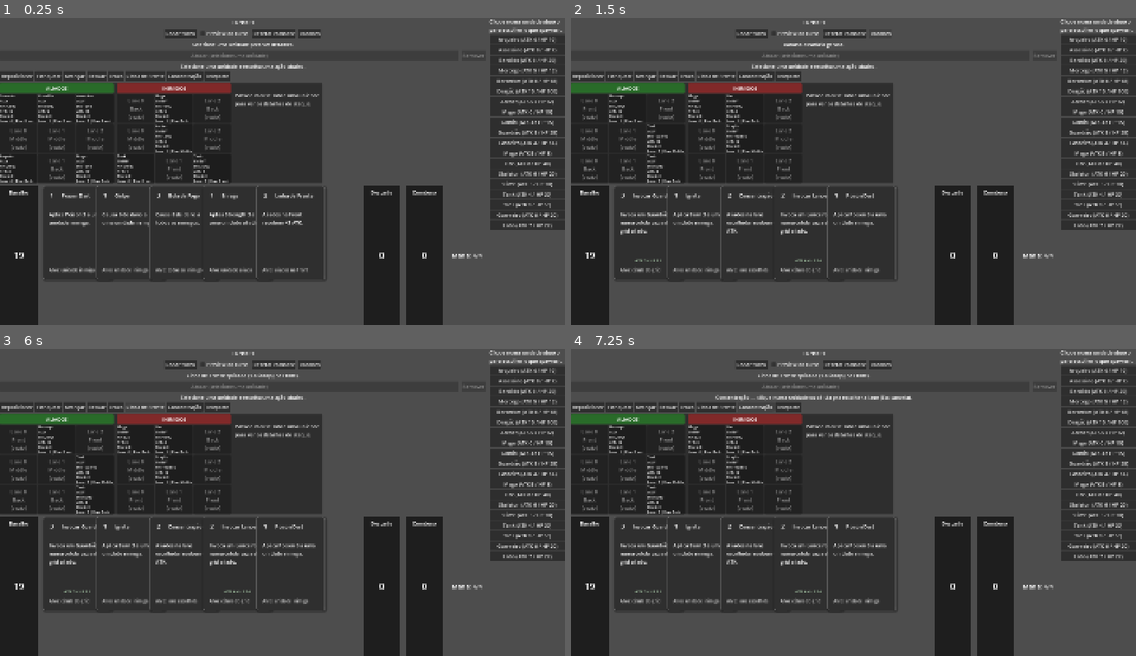
Above: before the commit, frames 1-4 (two rows, left to right).
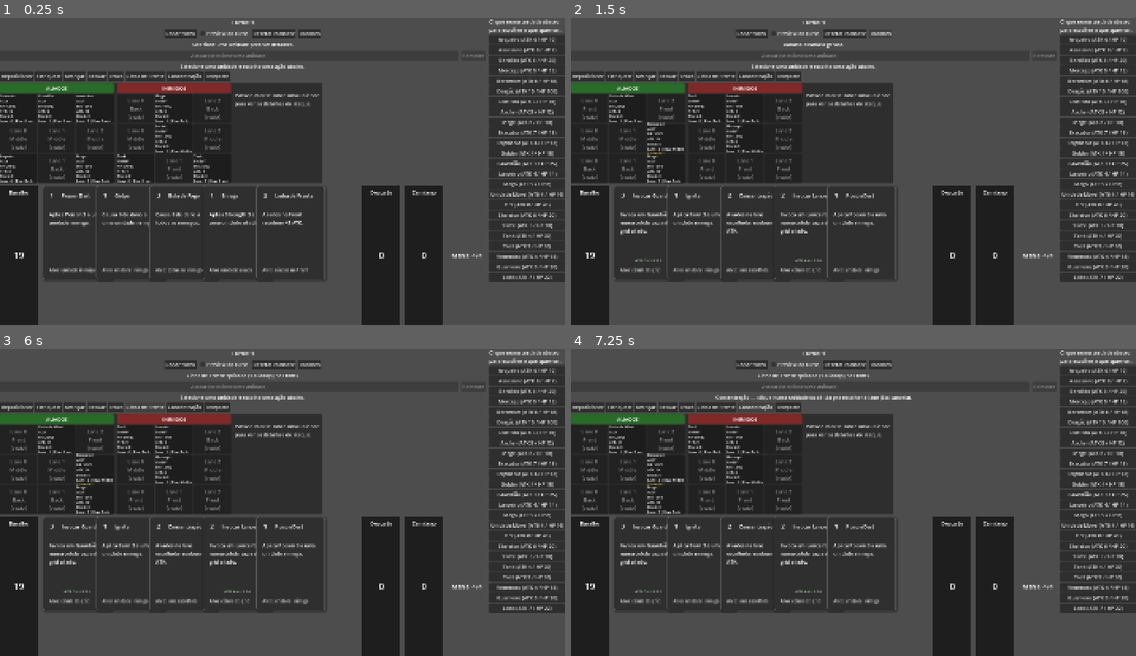
Above: after the commit, the same moments.

Repository: felippe-miguel/be-card
Game: Godot game, scene res://scenes/game.tscn
The game is run twice, just before and just after one commit, with the same random seed, the same clock (stepped at 60 frames per second) and the same inputs.
Inputs:
- Up to frame 1 (0.25 s): no input
- Up to frame 2 (1.5 s): click "Rodar turno" at 0.5 s; click "Random" at 1.25 s
- Up to frame 3 (6 s): click "Reposicionar" at 2 s; click "Flanquear" at 2.75 s; click "Avançar" at 3.5 s; click "Recuar" at 4.25 s; click "Troca" at 5 s; click "Linha de Frente" at 5.75 s
- Up to frame 4 (7.25 s): click "Concentração" at 6.5 s

The runs differ from the first frame. In frame 1, 3.6% of the frame differs, in the area x 33-100%, y 0-100%; in frame 2, 4.0%, in the area x 7-100%, y 0-100%; in frame 3, 4.0%; in frame 4, 3.9%.

Commit message:
feat(combat): sistema de eventos e triggers (Etapa 2 do plano de mecanicas)
Permite que unidades reajam a acontecimentos do combate via uma lista
de triggers (evento -> efeito) carregada por UnitData/Unit — sem um
engine universal de Event->Condition->Target->Modifier->Effect (ver
Principio 3 do doc): so um dicionario disparado nos pontos certos.

- Unit: novo signal died (emite uma unica vez, na transicao vivo->
  morto, ANTES de changed, enquanto lane/row ainda sao validos); campo
  triggers (copiado de UnitData na criacao).
- UnitData: campo triggers, carregado do JSON.
- BattleState: fire_event()/fire_event_all() disparam os triggers de
  uma unidade (ou de todas as vivas) para um evento; execute_trigger_
  effect() resolve o alvo do efeito (self/trigger_target/lane_enemies)
  e aplica via EffectSystem.apply_basic_effect(). Eventos ligados:
  ON_SUMMON e ON_MOVE (sinais unit_added/unit_moved do BattleFloor,
  suprimidos durante clone_for_simulation() pra nao re-summonar o
  roster existente), ON_DEATH (Unit.died, via wire_unit_events()/
  on_unit_died(), capturando lane/row antes da remocao do grid),
  ON_ATTACK (dispara mesmo sem alvo valido), ON_HIT e ON_KILL (por
  alvo realmente atingido/morto em execute_unit_attack()), ON_TURN_
  START/ON_TURN_END (inicio/fim de execute_full_turn()). clone_for_
  simulation() copia triggers e liga died, entao o preview de turno
  reflete tudo isso tambem.
- EffectSystem: damage/heal/block/apply_status/cleanse extraidos para
  o static apply_basic_effect(), reaproveitado tanto por cartas quanto
  por triggers.
- Game: ON_CARD_PLAYED disparado (pra todas as unidades vivas) em
  finish_card_play().
- Conteudo de teste: Duelista (on_attack -> Block 2), Venenoso
  (on_hit -> Poison 2 no alvo), Executor (on_kill -> Strength 2),
  Explosivo (on_death -> 3 de dano aos inimigos da lane), Unidade
  Movel (on_move -> Strength 1).

Validado com um smoke test headless (5 cenarios, todos os asserts
passaram) alem do --check-only de carregamento.

Diff:
--- /dev/null
+++ b/data/units/duelist.json
@@ -0,0 +1,10 @@
+{
+  "id": "duelist",
+  "name": "Duelista",
+  "max_hp": 16,
+  "attack": 5,
+  "attack_pattern": "lane_front",
+  "triggers": [
+    { "event": "on_attack", "effect": { "type": "block", "target": "self", "amount": 2 } }
+  ]
+}
--- /dev/null
+++ b/data/units/executioner.json
@@ -0,0 +1,10 @@
+{
+  "id": "executioner",
+  "name": "Executor",
+  "max_hp": 18,
+  "attack": 7,
+  "attack_pattern": "lane_front",
+  "triggers": [
+    { "event": "on_kill", "effect": { "type": "apply_status", "target": "self", "status": "strength", "stacks": 2 } }
+  ]
+}
--- /dev/null
+++ b/data/units/explosive.json
@@ -0,0 +1,10 @@
+{
+  "id": "explosive",
+  "name": "Explosivo",
+  "max_hp": 12,
+  "attack": 4,
+  "attack_pattern": "lane_front",
+  "triggers": [
+    { "event": "on_death", "effect": { "type": "damage", "target": "lane_enemies", "amount": 3 } }
+  ]
+}
--- /dev/null
+++ b/data/units/mobile_unit.json
@@ -0,0 +1,10 @@
+{
+  "id": "mobile_unit",
+  "name": "Unidade Móvel",
+  "max_hp": 14,
+  "attack": 4,
+  "attack_pattern": "lane_front",
+  "triggers": [
+    { "event": "on_move", "effect": { "type": "apply_status", "target": "self", "status": "strength", "stacks": 1 } }
+  ]
+}
--- /dev/null
+++ b/data/units/venomous.json
@@ -0,0 +1,10 @@
+{
+  "id": "venomous",
+  "name": "Venenoso",
+  "max_hp": 14,
+  "attack": 4,
+  "attack_pattern": "lane_front",
+  "triggers": [
+    { "event": "on_hit", "effect": { "type": "apply_status", "target": "trigger_target", "status": "poison", "stacks": 2 } }
+  ]
+}
--- a/scripts/battle_state.gd
+++ b/scripts/battle_state.gd
@@ -5,6 +5,14 @@
 var pyre: Pyre
 var unit_database: UnitDatabase
 var target_system: TargetSystem
+
+## true só enquanto clone_for_simulation() está reconstruindo o roster
+## existente num clone novo — sem isto, colocar cada unidade no clone via
+## place_unit_at() dispararia ON_SUMMON de novo pra unidades que já
+## existiam há turnos, poluindo o preview do turno (docs/
+## MECHANICS_EXECUTION_PLAN.md Etapa 2). Nunca true fora de
+## clone_for_simulation().
+var suppress_events: bool = false
 
 func _init(battle_definition: BattleDefinition, database: UnitDatabase) -> void:
 	unit_database = database
@@ -50,6 +58,21 @@
 	main_floor.unit_added.connect(func(_unit): recalculate_auras())
 	main_floor.unit_removed.connect(func(_unit, _old_lane, _old_row): recalculate_auras())
 	main_floor.unit_moved.connect(func(_unit, _old_lane, _old_row): recalculate_auras())
+
+	## Eventos/triggers (docs/MECHANICS_EXECUTION_PLAN.md Etapa 2): ON_SUMMON
+	## e ON_MOVE reaproveitam os mesmos sinais do BattleFloor que a aura já
+	## escuta — pelo mesmo motivo (roster inicial não passa por eles, ver
+	## comentário acima). ON_DEATH não usa sinal do BattleFloor (precisaria
+	## de lane/row, que unit_removed já entrega zerados) — ver
+	## wire_unit_events()/on_unit_died(), ligado por unidade em create_unit().
+	main_floor.unit_added.connect(func(added_unit):
+		if not suppress_events:
+			fire_event(added_unit, "on_summon")
+	)
+	main_floor.unit_moved.connect(func(moved_unit, _old_lane, _old_row):
+		if not suppress_events:
+			fire_event(moved_unit, "on_move")
+	)
 
 	recalculate_auras()
 
@@ -83,13 +106,37 @@
 		faction,
 		unit_data.attack_pattern,
 		unit_data.attack_pattern_count,
-		unit_data.aura_adjacent_ally_max_hp_bonus
+		unit_data.aura_adjacent_ally_max_hp_bonus,
+		unit_data.triggers
 	)
 
 	for status_id in unit_data.initial_statuses:
 		unit.apply_status(status_id, unit_data.initial_statuses[status_id])
 
+	wire_unit_events(unit)
+
 	return unit
+
+## Liga o Unit.died desta unidade a on_unit_died() (evento ON_DEATH) —
+## separado de create_unit() só pra poder ser reaproveitado por
+## clone_for_simulation() também, que cria Units "na mão" (não via
+## create_unit()) mas ainda quer o mesmo comportamento de evento no clone
+## (senão o preview de turno erraria o efeito de triggers ON_DEATH/ON_HIT/
+## etc. — ver docs/MECHANICS_EXECUTION_PLAN.md Etapa 2).
+func wire_unit_events(unit: Unit) -> void:
+	unit.died.connect(func(): on_unit_died(unit))
+
+## Chamado por Unit.died assim que hp chega a 0 — ainda ANTES da remoção do
+## grid (que só acontece reagindo a Unit.changed, emitido logo depois de
+## died dentro de take_damage()), por isso lane/row/faction ainda são
+## válidos aqui pra qualquer trigger ON_DEATH que precise de posição (ex.:
+## Explosive, que causa dano aos inimigos da mesma lane).
+func on_unit_died(unit: Unit) -> void:
+	fire_event(unit, "on_death", {
+		"lane": unit.lane,
+		"row": unit.row,
+		"faction": unit.faction,
+	})
 
 ## Passiva do Guardião: recalcula do zero, para cada facção, o bônus de
 ## HP máximo que cada unidade recebe de auras de aliados adjacentes —
@@ -127,6 +174,10 @@
 
 	var targets = target_system.get_pattern_attack_targets(unit)
 
+	## ON_ATTACK dispara mesmo sem alvo válido — atacar não significa
+	## necessariamente acertar (docs/MECHANICS_EXECUTION_PLAN.md Etapa 2).
+	fire_event(unit, "on_attack")
+
 	if targets.is_empty():
 		print(unit.name, " (", unit.attack_pattern, ") não encontrou nenhum alvo.")
 		return
@@ -138,6 +189,14 @@
 
 	for target in targets:
 		unit.attack_unit(target)
+
+		## ON_HIT só ocorre quando existe contato/dano válido — aqui, pra
+		## cada alvo de verdade atingido (não pra ataques sem alvo, já
+		## cobertos pelo ON_ATTACK acima).
+		fire_event(unit, "on_hit", {"target": target})
+
+		if target.is_dead():
+			fire_event(unit, "on_kill", {"target": target})
 
 ## Fase de combate automática: cada Unit viva (aliada ou inimiga) ataca uma
 ## vez, andar por andar. Usa um snapshot de get_units() por andar para não
@@ -168,9 +227,11 @@
 ## seção 7): inimigos atacam primeiro, depois os aliados — ordem fixa,
 ## não é um sistema de iniciativa/velocidade de verdade.
 func execute_full_turn() -> void:
+	fire_event_all("on_turn_start")
 	execute_faction_turn(Unit.Faction.ENEMY)
 	execute_faction_turn(Unit.Faction.ALLY)
 	process_end_of_turn_statuses()
+	fire_event_all("on_turn_end")
 
 ## Poison e Burn são processados no fim do turno, depois que os dois lados
 ## já atacaram — os dois causam dano igual aos stacks atuais, mas decaem de
@@ -203,6 +264,79 @@
 				unit.take_damage(burn_stacks)
 				unit.remove_status("burn")
 
+## Sistema de eventos/triggers (docs/MECHANICS_EXECUTION_PLAN.md Etapa 2):
+## cada Unit carrega sua lista de triggers (copiada de UnitData na criação
+## — ver create_unit()), cada uma {"event": <id>, "effect": <Dictionary>}.
+## fire_event() dispara, pra UMA unidade, todo trigger dela que escute
+## event_name. Deliberadamente não é um sistema universal (ver Princípio 3
+## do documento) — só um dicionário de evento -> efeito, resolvido por
+## execute_trigger_effect() logo abaixo.
+func fire_event(unit: Unit, event_name: String, context: Dictionary = {}) -> void:
+	for trigger in unit.triggers:
+		if trigger.get("event", "") != event_name:
+			continue
+
+		print(unit.name, " disparou trigger '", event_name, "'.")
+
+		execute_trigger_effect(unit, trigger.get("effect", {}), context)
+
+## Dispara event_name pra toda unidade viva no andar — usado pelos eventos
+## sem uma unidade "dona" natural (ON_TURN_START/ON_TURN_END/ON_CARD_
+## PLAYED). Snapshot via get_units(), mesmo cuidado de sempre: nenhuma
+## unidade que morrer durante o disparo bagunça o loop.
+func fire_event_all(event_name: String, context: Dictionary = {}) -> void:
+	for unit in battlefield.get_floor(0).get_units():
+		if not unit.is_dead():
+			fire_event(unit, event_name, context)
+
+## Resolve "quem é o alvo" de um efeito de TRIGGER — vocabulário separado
+## do de CARTA (TargetSystem.get_card_targets()/EffectSystem.execute_
+## effect()), porque os alvos possíveis aqui vêm do próprio evento, não de
+## uma escolha do jogador:
+## - "self": a unidade dona do trigger.
+## - "trigger_target": a unidade envolvida no evento (quem foi atingido/
+##   morto — ver context["target"] em fire_event() nas chamadas de
+##   execute_unit_attack()). Ignorado se já estiver morta.
+## - "lane_enemies": inimigos (facção oposta à de context["faction"]) na
+##   mesma lane de context["lane"] — usado por ON_DEATH (Explosive), cuja
+##   posição vem de on_unit_died() (capturada antes da remoção do grid).
+## O efeito em si (damage/heal/block/apply_status/cleanse) é aplicado por
+## EffectSystem.apply_basic_effect() — reaproveitado também pelas cartas,
+## só a resolução de alvo muda entre os dois contextos.
+func execute_trigger_effect(effect_owner: Unit, effect: Dictionary, context: Dictionary) -> void:
+	if effect.is_empty():
+		return
+
+	var target_key: String = effect.get("target", "self")
+	var targets: Array[Unit] = []
+
+	match target_key:
+		"self":
+			targets = [effect_owner]
+
+		"trigger_target":
+			var context_target: Unit = context.get("target")
+
+			if context_target != null and not context_target.is_dead():
+				targets = [context_target]
+
+		"lane_enemies":
+			var lane: int = context.get("lane", -1)
+			var faction: Unit.Faction = context.get("faction", effect_owner.faction)
+
+			if lane >= 0:
+				var opposite_faction = target_system.get_opposite_faction(faction)
+
+				targets = battlefield.get_floor(0).get_lane_units(opposite_faction, lane)
+
+		_:
+			print("Alvo de trigger desconhecido: ", target_key)
+
+	if targets.is_empty():
+		return
+
+	EffectSystem.apply_basic_effect(effect.get("type", ""), targets, effect)
+
 ## Preview do checkbox "Rodar turno" (ver Game.update_turn_preview()):
 ## simula execute_full_turn() num clone completo e isolado do estado
 ## atual, sem tocar em nada real. Retorna, pra cada Unit REAL ainda no
@@ -235,6 +369,12 @@
 	var clone_floor = clone.battlefield.get_floor(0)
 	var unit_clones: Array[Unit] = []
 
+	## Reconstruir o roster existente no clone não é um summon de verdade
+	## (essas unidades já estavam em campo há turnos) — suprime ON_SUMMON/
+	## ON_MOVE enquanto isto roda, senão o preview do turno dispararia esses
+	## triggers de novo só por causa da reconstrução.
+	clone.suppress_events = true
+
 	for source_unit in source_units:
 		var unit_clone = Unit.new(
 			source_unit.id,
@@ -244,8 +384,15 @@
 			source_unit.faction,
 			source_unit.attack_pattern,
 			source_unit.attack_pattern_count,
-			source_unit.aura_adjacent_ally_max_hp_bonus
+			source_unit.aura_adjacent_ally_max_hp_bonus,
+			source_unit.triggers
 		)
+
+		## Sem isto, o clone nunca dispararia ON_DEATH (nem qualquer outro
+		## evento que dependa de Unit.died) — o preview de turno erraria
+		## qualquer coisa que um trigger causasse (ex.: Explosive matando
+		## outra unidade na simulação).
+		clone.wire_unit_events(unit_clone)
 
 		clone_floor.place_unit_at(unit_clone, source_unit.lane, source_unit.row)
 		unit_clones.append(unit_clone)
@@ -258,6 +405,11 @@
 		unit_clones[i].block = source_units[i].block
 		unit_clones[i].statuses = source_units[i].statuses.duplicate()
 
+	## A simulação em si (clone.execute_full_turn(), chamada por quem pediu
+	## este clone) deve disparar eventos normalmente — só a reconstrução
+	## acima era o problema.
+	clone.suppress_events = false
+
 	return clone
 
 func count_units_for_faction(faction: Unit.Faction) -> int:
--- a/scripts/effect_system.gd
+++ b/scripts/effect_system.gd
@@ -33,6 +33,54 @@
 			print("Efeito precisa de uma unidade selecionada!")
 			return
 
+	if type == "summon":
+		execute_summon_effect(effect, selected_lane, selected_row)
+		return
+
+	apply_basic_effect(type, targets, effect)
+
+func execute_summon_effect(effect: Dictionary, selected_lane: int, selected_row: int) -> void:
+	var unit_id = effect.get("unit", "")
+	var unit_data = battle_state.unit_database.units.get(unit_id)
+
+	if unit_data == null:
+		print("Unidade não encontrada: ", unit_id)
+		return
+
+	var unit = battle_state.create_unit(unit_id, Unit.Faction.ALLY)
+	var battle_floor = battle_state.battlefield.get_floor(0)
+
+	if battle_floor == null:
+		return
+
+	var placed: bool
+
+	if selected_lane >= 0 and selected_row >= 0:
+		placed = battle_floor.place_unit_at(unit, selected_lane, selected_row)
+	else:
+		placed = battle_floor.add_unit(unit)
+
+	if not placed:
+		print("Célula ocupada ou grid cheio!")
+		return
+
+	print(
+		"Invocado: ", unit.name,
+		" em Lane ", unit.lane,
+		" Row ", unit.row
+	)
+
+## Aplica um efeito básico (damage/heal/block/apply_status/cleanse) já
+## resolvido numa lista de alvos — reaproveitado tanto por execute_effect()
+## acima (alvos vêm do vocabulário de CARTA: selected_unit/all_enemies/
+## all_allies) quanto por BattleState.execute_trigger_effect() (alvos vêm
+## do vocabulário de EVENTO/TRIGGER: self/trigger_target/lane_enemies —
+## ver docs/MECHANICS_EXECUTION_PLAN.md Etapa 2). static porque nenhum dos
+## dois precisa de uma instância de EffectSystem pra só aplicar o efeito
+## numa lista de alvos já pronta. summon não é um "efeito básico" (não tem
+## uma lista de alvos, cria uma unidade nova) — fica de fora de propósito,
+## resolvido só por execute_summon_effect() acima.
+static func apply_basic_effect(type: String, targets: Array[Unit], effect: Dictionary) -> void:
 	match type:
 		"damage":
 			var amount = effect.get("amount", 0)
@@ -63,37 +111,6 @@
 			for target in targets:
 				target.clear_all_statuses()
 
-		"summon":
-			var unit_id = effect.get("unit", "")
-			var unit_data = battle_state.unit_database.units.get(unit_id)
-
-			if unit_data == null:
-				print("Unidade não encontrada: ", unit_id)
-				return
-
-			var unit = battle_state.create_unit(unit_id, Unit.Faction.ALLY)
-			var battle_floor = battle_state.battlefield.get_floor(0)
-
-			if battle_floor == null:
-				return
-
-			var placed: bool
-
-			if selected_lane >= 0 and selected_row >= 0:
-				placed = battle_floor.place_unit_at(unit, selected_lane, selected_row)
-			else:
-				placed = battle_floor.add_unit(unit)
-
-			if not placed:
-				print("Célula ocupada ou grid cheio!")
-				return
-
-			print(
-				"Invocado: ", unit.name,
-				" em Lane ", unit.lane,
-				" Row ", unit.row
-			)
-
 		_:
 			print("Efeito desconhecido: ", type)
 
--- a/scripts/game.gd
+++ b/scripts/game.gd
@@ -879,6 +879,11 @@
 	else:
 		deck.discard(card.data)
 
+	## ON_CARD_PLAYED (docs/MECHANICS_EXECUTION_PLAN.md Etapa 2) — sem uma
+	## unidade "dona" natural da jogada, dispara pra toda unidade viva no
+	## campo (ver BattleState.fire_event_all()).
+	battle_state.fire_event_all("on_card_played")
+
 	## A maioria dos efeitos de carta já dispara battlefield_changed
 	## sozinha (dano/cura/bloqueio/ATK emitem Unit.changed; mover/invocar/
 	## trocar mexem direto no BattleFloor) — mas chamar aqui também
--- a/scripts/unit.gd
+++ b/scripts/unit.gd
@@ -57,7 +57,22 @@
 	"stun": "Stun",
 }
 
+## Eventos/triggers (docs/MECHANICS_EXECUTION_PLAN.md Etapa 2) — copiados
+## de UnitData.triggers na criação. Cada entrada: {"event": <id>, "effect":
+## <Dictionary>}. A resolução em si (o que "self"/"trigger_target"/
+## "lane_enemies" significam, como o efeito é aplicado) fica em
+## BattleState.fire_event()/execute_trigger_effect() — Unit só carrega os
+## dados, não sabe disparar sozinho.
+var triggers: Array[Dictionary] = []
+
 signal changed
+
+## Emitido uma única vez, na transição de vivo pra morto (ver
+## take_damage()) — BattleState conecta isto em wire_unit_events() pra
+## disparar o evento ON_DEATH (docs/MECHANICS_EXECUTION_PLAN.md Etapa 2).
+## Separado de "changed" de propósito: died precisa emitir ANTES de
+## changed, enquanto lane/row ainda são válidos (ver take_damage()).
+signal died
 
 func _init(
 	unit_id: String,
@@ -67,7 +82,8 @@
 	unit_faction: Faction,
 	unit_attack_pattern: String = "lane_front",
 	unit_attack_pattern_count: int = 1,
-	unit_aura_bonus: int = 0
+	unit_aura_bonus: int = 0,
+	unit_triggers: Array[Dictionary] = []
 ) -> void:
 	id = unit_id
 	name = unit_name
@@ -79,6 +95,7 @@
 	attack_pattern = unit_attack_pattern
 	attack_pattern_count = unit_attack_pattern_count
 	aura_adjacent_ally_max_hp_bonus = unit_aura_bonus
+	triggers = unit_triggers.duplicate(true)
 
 func attack_unit(target: Unit) -> void:
 	if target == null:
@@ -91,6 +108,7 @@
 	target.take_damage(effective_attack)
 
 func take_damage(amount: int) -> void:
+	var was_alive = not is_dead()
 	var had_block = block > 0
 	var result = CombatMath.apply_block(amount, block)
 
@@ -107,6 +125,13 @@
 		hp = 0
 
 	print(name, " recebeu ", remaining_damage, " de dano. HP: ", hp, "/", max_hp)
+
+	## died emite ANTES de changed de propósito: BattleFloor remove a
+	## unidade do grid reagindo a changed (ver BattleFloor._on_unit_
+	## changed()), o que zera lane/row — quem ouve died (BattleState.
+	## on_unit_died(), pro evento ON_DEATH) precisa da posição ainda válida.
+	if was_alive and is_dead():
+		died.emit()
 
 	changed.emit()
 
--- a/scripts/unit_data.gd
+++ b/scripts/unit_data.gd
@@ -25,6 +25,11 @@
 ## = nasce sem nenhum status. Aplicado por BattleState.create_unit().
 var initial_statuses: Dictionary = {}
 
+## Eventos/triggers que a unidade carrega (docs/MECHANICS_EXECUTION_PLAN.md
+## Etapa 2) — cada entrada: {"event": <id>, "effect": <Dictionary>}. Ver
+## Unit.triggers/BattleState.fire_event() para a resolução em si.
+var triggers: Array[Dictionary] = []
+
 static func from_dict(data: Dictionary) -> UnitData:
 	var unit_data = UnitData.new()
 
@@ -36,5 +41,6 @@
 	unit_data.attack_pattern_count = data.get("attack_pattern_count", 1)
 	unit_data.aura_adjacent_ally_max_hp_bonus = data.get("aura_adjacent_ally_max_hp_bonus", 0)
 	unit_data.initial_statuses = data.get("initial_statuses", {})
+	unit_data.triggers.assign(data.get("triggers", []))
 
 	return unit_data
